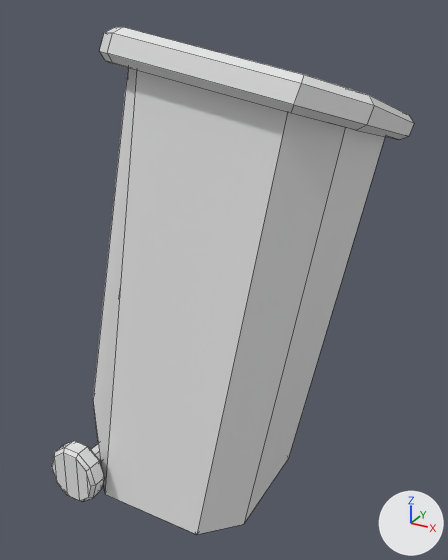
What one commit did to the FBX model Assets/Project Directory/GameBank/ObjectBank/Props/Poubelle/OB_Poubelle_003_B.fbx.
One viewpoint serves both versions: a 50 mm camera at (0.684, -1.102, 1.087) aimed at (0.046, 0.058, 0.507). Every picture has the same lights, and +X, +Y and +Z are marked at lower right. Mesh edges are drawn as thin lines. Where no turn or scale is listed for an object, it has been applied to the vertices.

The scene before the commit, as lines of its bpy script (objects in view):
```python
me_mesh = bpy.data.meshes.new('Mesh')
me_mesh.from_pydata(...)  # 134 vertices, 129 faces; spans x -13.1..10.1, y -14.2..10.0, z -0.2..43.4
me_mesh_001 = bpy.data.meshes.new('Mesh.001')
me_mesh_001.from_pydata(...)  # 32 vertices, 30 faces; spans x -0.294..0.294, y -0.289..0.289, z -0.12..0.12
ob_poubelle_a_002 = bpy.data.objects.new('Poubelle_A_002', me_mesh)
ob_poubelle_a_002.location = (0.0, 0.0, 0.0)
ob_poubelle_a_002.rotation_euler = (0.0, 0.0, -3.142)  # degrees (0, 0, -180)
ob_poubelle_a_002.scale = (0.0258, 0.0258, 0.0228)
ob_top_poubelle_a_0012 = bpy.data.objects.new('Top_Poubelle_A_0012', me_mesh_001)
ob_top_poubelle_a_0012.location = (0.095, 0.14, 0.934)
```
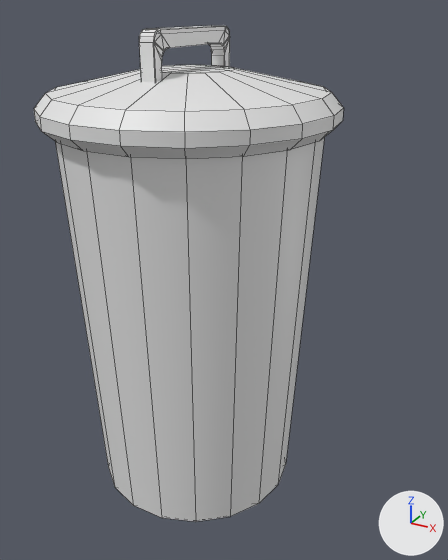
Location of each change, (x1, y1, x2, y2) in pixels of the pictures (448 x 560 px):
```json
{"object": "Poubelle_A_002", "change": "reshaped, rescaled, turned", "before": [52, 68, 385, 534], "after": [55, 138, 324, 522]}
{"object": "Top_Poubelle_B_003", "change": "added", "after": [34, 25, 344, 159]}
{"object": "Top_Poubelle_A_0012", "change": "deleted", "before": [99, 27, 414, 140]}
{"part": 1, "of": "me_mesh", "change": "rebuilt", "before": [93, 68, 385, 534], "after": [55, 138, 324, 522], "on screen": "8% narrower, 18% shorter"}
{"part": 2, "of": "me_mesh", "change": "deleted", "before": [52, 441, 105, 502]}
{"part": 3, "of": "me_mesh", "change": "deleted", "before": [91, 444, 101, 463]}
```

Scene script edits in JSON lines:
```json
{"block": "me_mesh", "where": "# used by ob_poubelle_a_002; location = (0.0, 0.0, 0.0); rotation_euler = (0.0, 0.0, -3.142), in degrees (0, 0, -180); scale = (0.0258, 0.0258, 0.0228)"}
{"op": "remove", "block": "me_mesh", "code": "me_mesh.from_pydata(...)  # 134 vertices, 129 faces; spans x -13.1..10.1, y -14.2..10.0, z -0.2..43.4"}
{"op": "add", "block": "me_mesh", "code": "me_mesh.from_pydata(...)  # 129 vertices, 131 faces; spans x -9.3..9.3, y -9.2..9.2, z 0.2..33.5"}
{"block": "me_mesh", "change": "me_mesh part 1: the loose piece of 42 vertices spanning x -13.1..8.5, y -14.2..8.1, z 0.0..43.4 is rebuilt with 129 vertices and now spans x -9.3..9.3, y -9.2..9.2, z 0.2..33.5"}
{"block": "me_mesh", "change": "me_mesh part 2: the loose piece of 40 vertices spanning x 4.8..10.1, y 8.1..10.0, z -0.2..6.1 is deleted"}
{"block": "me_mesh", "change": "me_mesh part 3: the loose piece of 12 vertices spanning x 6.5..8.2, y -9.4..9.0, z 1.8..3.9 is deleted"}
{"op": "add", "block": "me_mesh_001_1", "code": ["me_mesh_001_1 = bpy.data.meshes.new('Mesh.001')", "me_mesh_001_1.from_pydata(...)  # 202 vertices, 203 faces; spans x -0.306..0.306, y -0.301..0.301, z -0.097..0.097"]}
{"op": "set", "path": "ob_poubelle_a_002.rotation_euler", "old": "(0.0, 0.0, -3.142)", "new": "(0.0, 0.0, 0.0)", "note": "degrees (0, 0, -180) -> degrees (0, 0, 0)"}
{"op": "set", "path": "ob_poubelle_a_002.scale", "old": "(0.0258, 0.0258, 0.0228)", "new": "(0.0293, 0.0293, 0.0261)"}
{"op": "remove", "block": "ob_top_poubelle_a_0012", "code": ["ob_top_poubelle_a_0012 = bpy.data.objects.new('Top_Poubelle_A_0012', me_mesh_001)", "ob_top_poubelle_a_0012.location = (0.095, 0.14, 0.934)"]}
{"op": "add", "block": "ob_top_poubelle_b_003", "code": ["ob_top_poubelle_b_003 = bpy.data.objects.new('Top_Poubelle_B_003', me_mesh_001_1)", "ob_top_poubelle_b_003.location = (0.0, 0.0, 0.956)"]}
```
